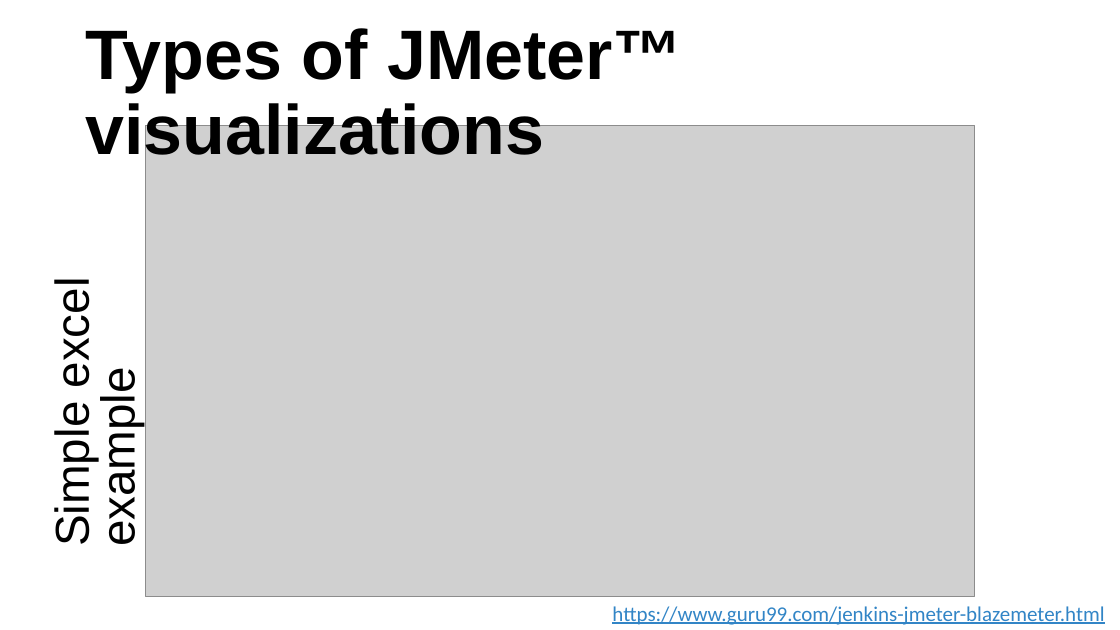
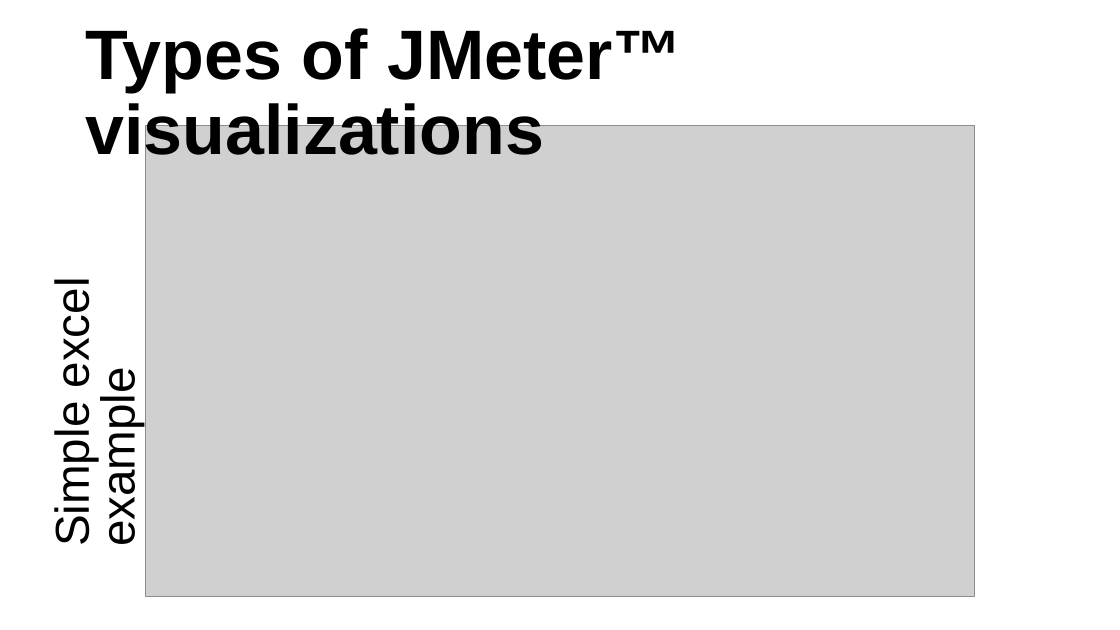
Before and after one commit to DevOpsPlayground/Hands-on-with-JMeter, a slide deck: slide 14 of 190625 DevOps Playground Jmeter Boris Levanov.pptx (slide 16 before the commit). Drawn at 1120x630 pixels with LibreOffice and Linux fonts; fonts in the diff are those of the drawing; grey boxes stand for pictures; background and template pictures are left out. Boxes give left, top, right and bottom in pixels: in the first picture for what was removed or moved away, otherwise in the second. Text is boxed around its words. In the diff, an @@ line names an element or a change of style, - is before the commit and + after.

```diff
--- a/190625 DevOps Playground Jmeter Boris Levanov.pptx
+++ b/190625 DevOps Playground Jmeter Boris Levanov.pptx
@@ text removed at [612, 606, 1104, 625] @@
-https://www.guru99.com/jenkins-jmeter-blazemeter.html
```
Also in this commit, not shown: 2 slides removed.
